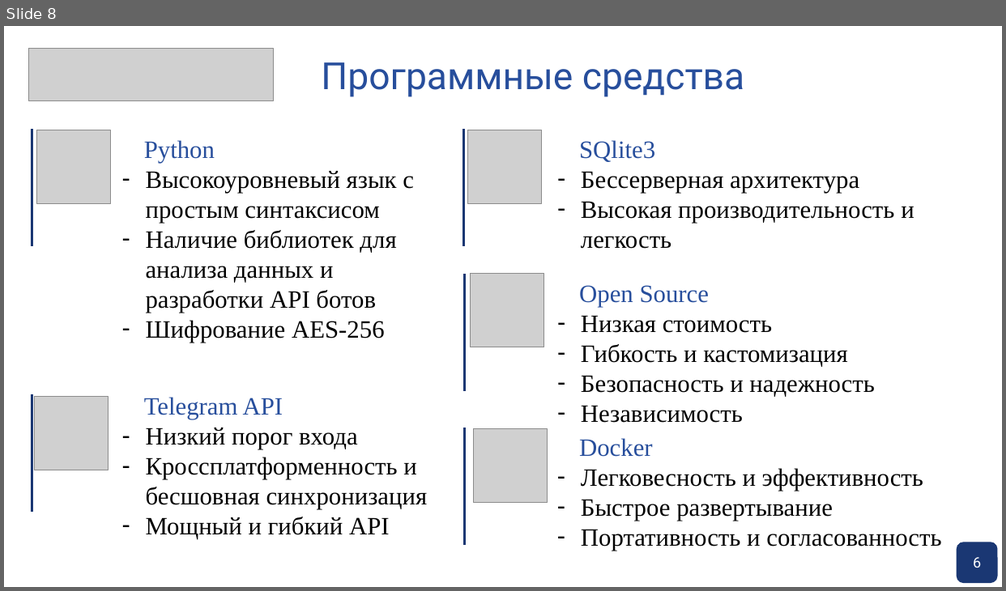
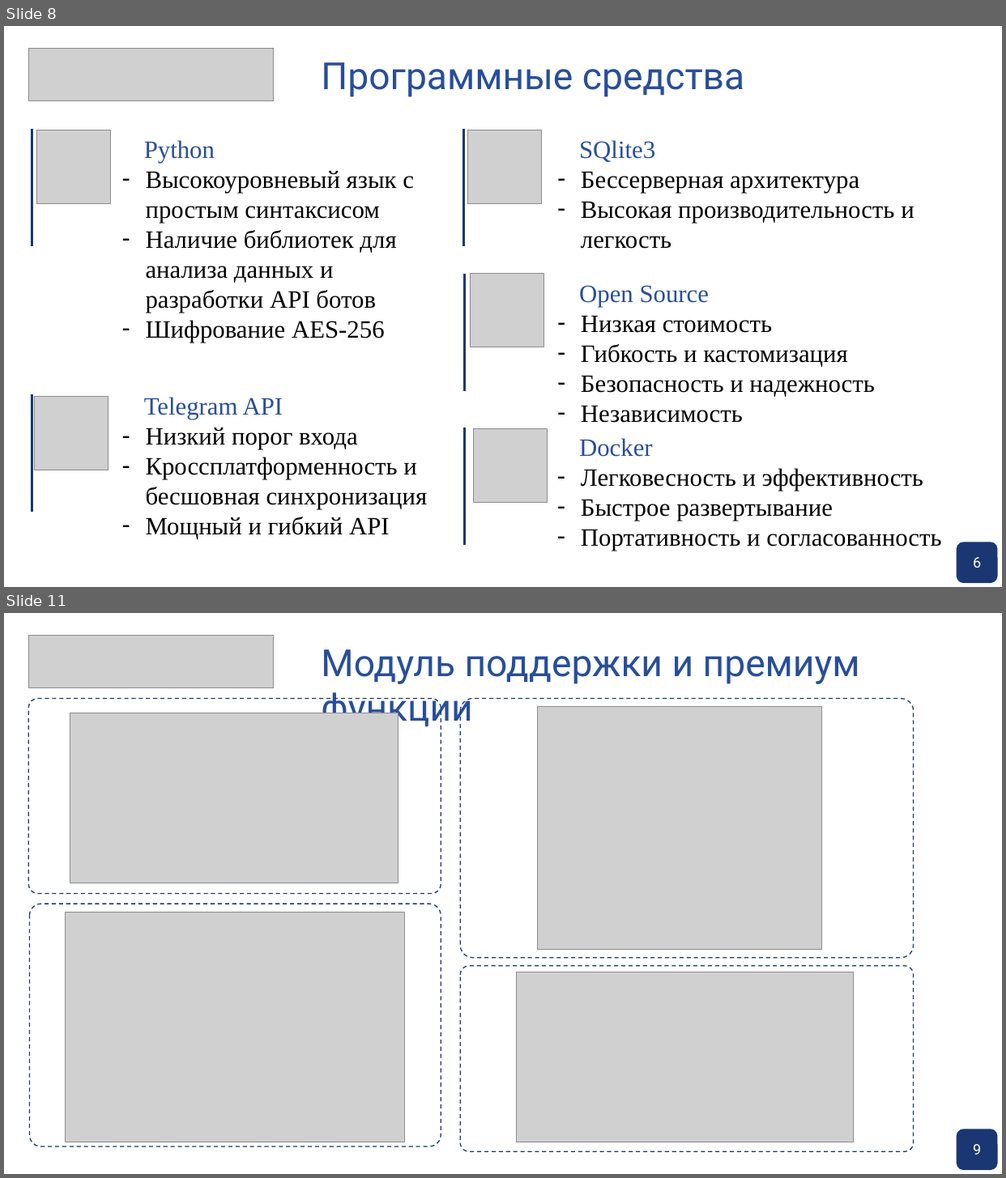
Before and after one commit to pagamov/pagamov_bot, a slide deck: docs/Презентация Гамов 04.06.pptx. Shown one above the other, each under a label of ours: slide 8 before the commit, slides 8 and 11 after it; the slides between them are not shown. The pictures are 1006x591 and 1006x1178 pixels, drawn with LibreOffice and Linux fonts; fonts in the diff are those of the drawing; grey boxes stand for pictures; background and template pictures are left out. Boxes give left, top, right and bottom in pixels: in the first picture for what was removed or moved away, otherwise in the second. Text is boxed around its words. In the diff, an @@ line names an element or a change of style, - is before the commit and + after.

```diff
--- a/docs/Презентация Гамов 04.06.pptx
+++ b/docs/Презентация Гамов 04.06.pptx
@@ slide 11 added at (x1=4, y1=613, x2=1002, y2=1174), background picture (left out) @@
@@ picture added at (x1=28, y1=636, x2=274, y2=688) @@
@@ text added at (x1=321, y1=649, x2=860, y2=730), 36 pt, text #274E9C @@
+Модуль поддержки и премиум функции
@@ rounded rectangle added at (x1=28, y1=698, x2=441, y2=894), outline #1A3773 1 pt dashed @@
@@ rounded rectangle added at (x1=461, y1=698, x2=914, y2=957), outline #1A3773 1 pt dashed @@
@@ picture added at (x1=537, y1=707, x2=821, y2=950) @@
@@ picture added at (x1=70, y1=713, x2=398, y2=884) @@
@@ rounded rectangle added at (x1=29, y1=905, x2=441, y2=1148), outline #1A3773 1 pt dashed @@
@@ picture added at (x1=66, y1=912, x2=404, y2=1142) @@
@@ rounded rectangle added at (x1=461, y1=966, x2=914, y2=1152), outline #1A3773 1 pt dashed @@
@@ picture added at (x1=517, y1=973, x2=854, y2=1142) @@
@@ rounded rectangle added at (x1=957, y1=1130, x2=997, y2=1170), fill #1A3773, outline #1A3773 1 pt @@
@@ text added at (x1=973, y1=1144, x2=981, y2=1155), 14 pt, text #FFFFFF @@
+9
```
Also in this commit, not shown: 10 slides changed, 4 other slides added, 8 other files.
